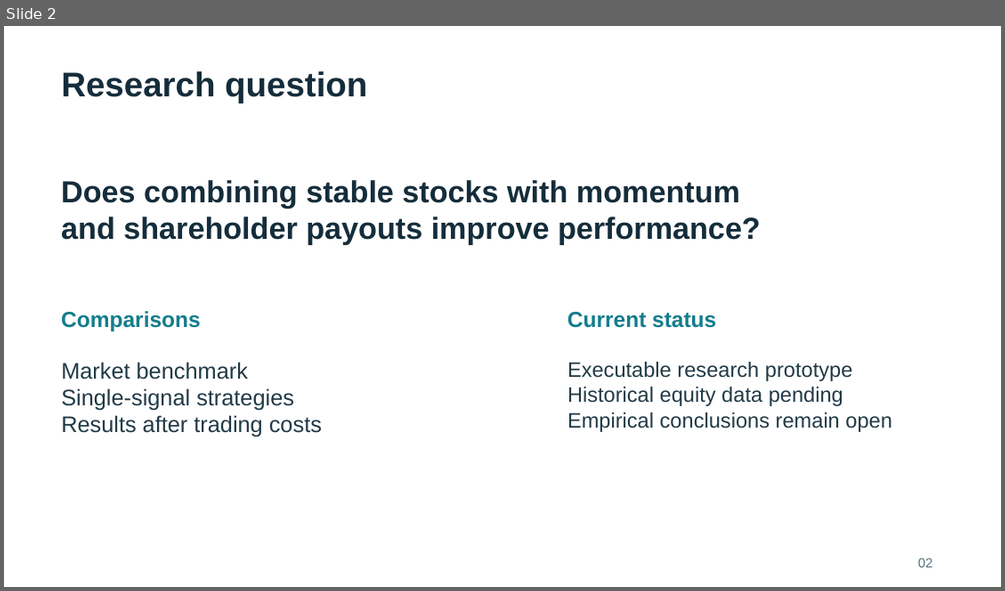
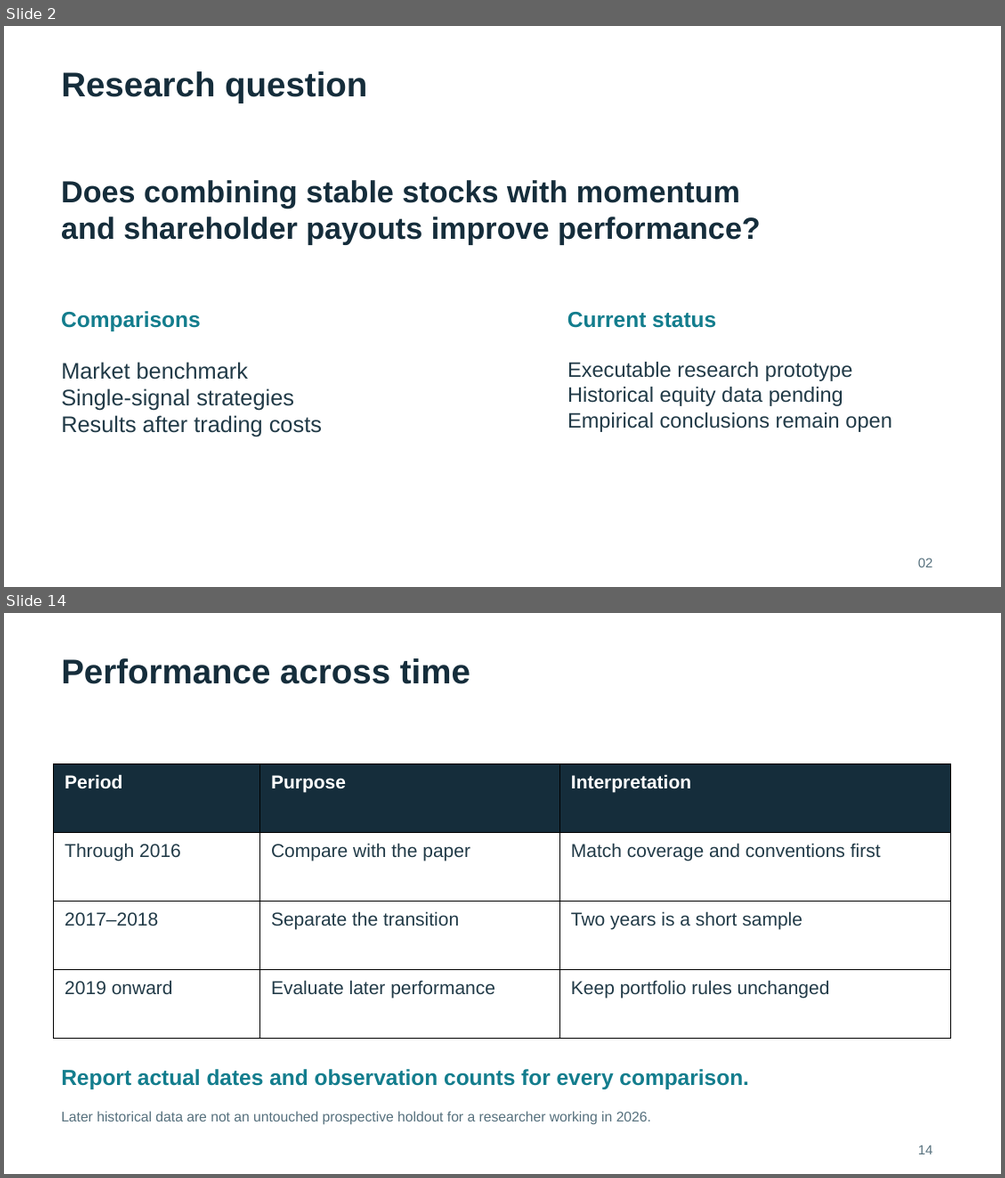
Before and after one commit to yingnichang/MTH9897, a slide deck: Final/presentation/conservative_formula_presentation.pptx. Shown one above the other, each under a label of ours: slide 2 before the commit, slides 2 and 14 after it; the slides between them are not shown. The pictures are 1005x591 and 1005x1178 pixels, drawn with LibreOffice and Linux fonts; fonts in the diff are those of the drawing. Boxes give left, top, right and bottom in pixels: in the first picture for what was removed or moved away, otherwise in the second. Text is boxed around its words. In the diff, an @@ line names an element or a change of style, - is before the commit and + after.

Commit message:
Expand presentation with worked examples and research interpretation

```diff
--- a/Final/presentation/conservative_formula_presentation.pptx
+++ b/Final/presentation/conservative_formula_presentation.pptx
@@ slide 14 added at [4,613,1001,1174], background #FFFFFF @@
@@ text added at [61,658,470,684], 33 pt, text #152D3B, bold @@
+Performance across time
@@ table added at [54,764,952,1038], 4 rows, 3 columns @@
+Period | Purpose | Interpretation
+Through 2016 | Compare with the paper | Match coverage and conventions first
+2017–2018 | Separate the transition | Two years is a short sample
+2019 onward | Evaluate later performance | Keep portfolio rules unchanged
@@ text added at [61,1069,749,1089], 21 pt, text #137D8D, bold @@
+Report actual dates and observation counts for every comparison.
@@ text added at [61,1111,651,1125], 13.5 pt, text #56707D @@
+Later historical data are not an untouched prospective holdout for a researcher working in 2026.
@@ text added at [918,1144,933,1154], 12.8 pt, text #56707D @@
+14
```
Also in this commit, not shown: 12 slides changed, 7 other slides added, 7 other files.
